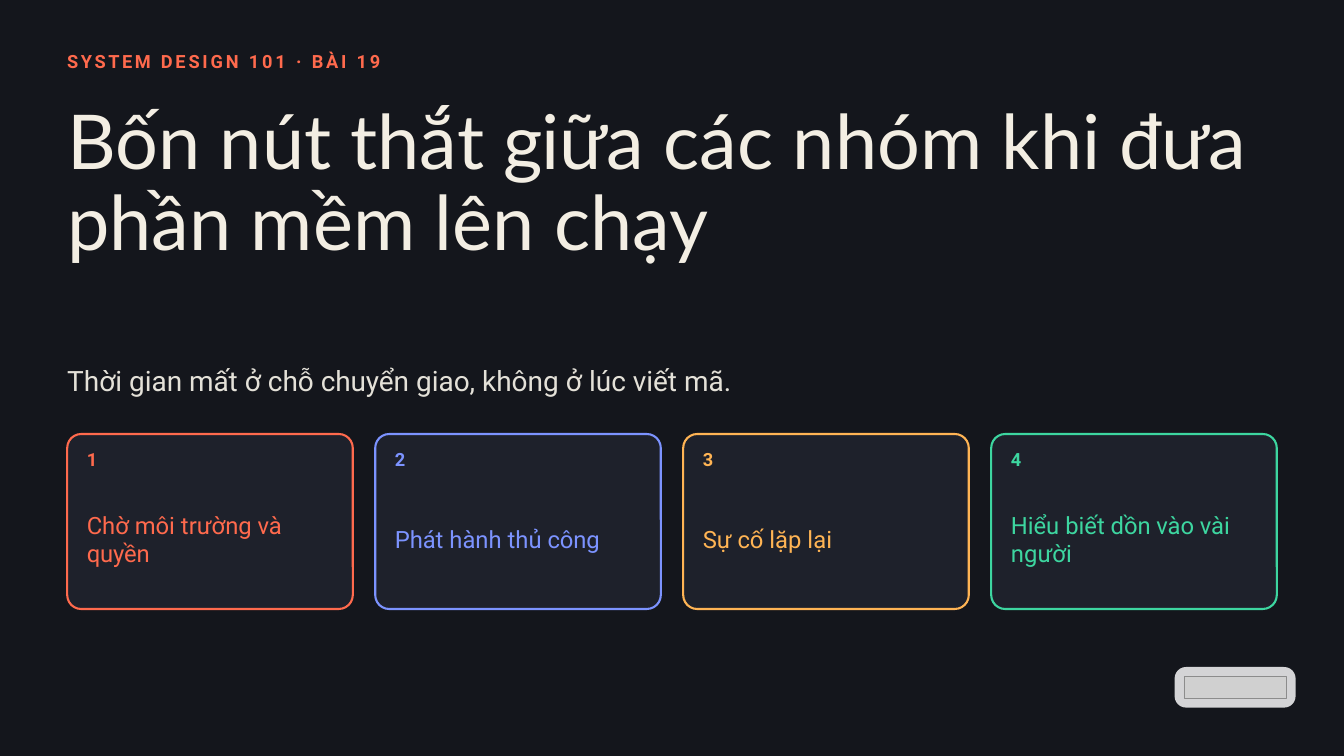
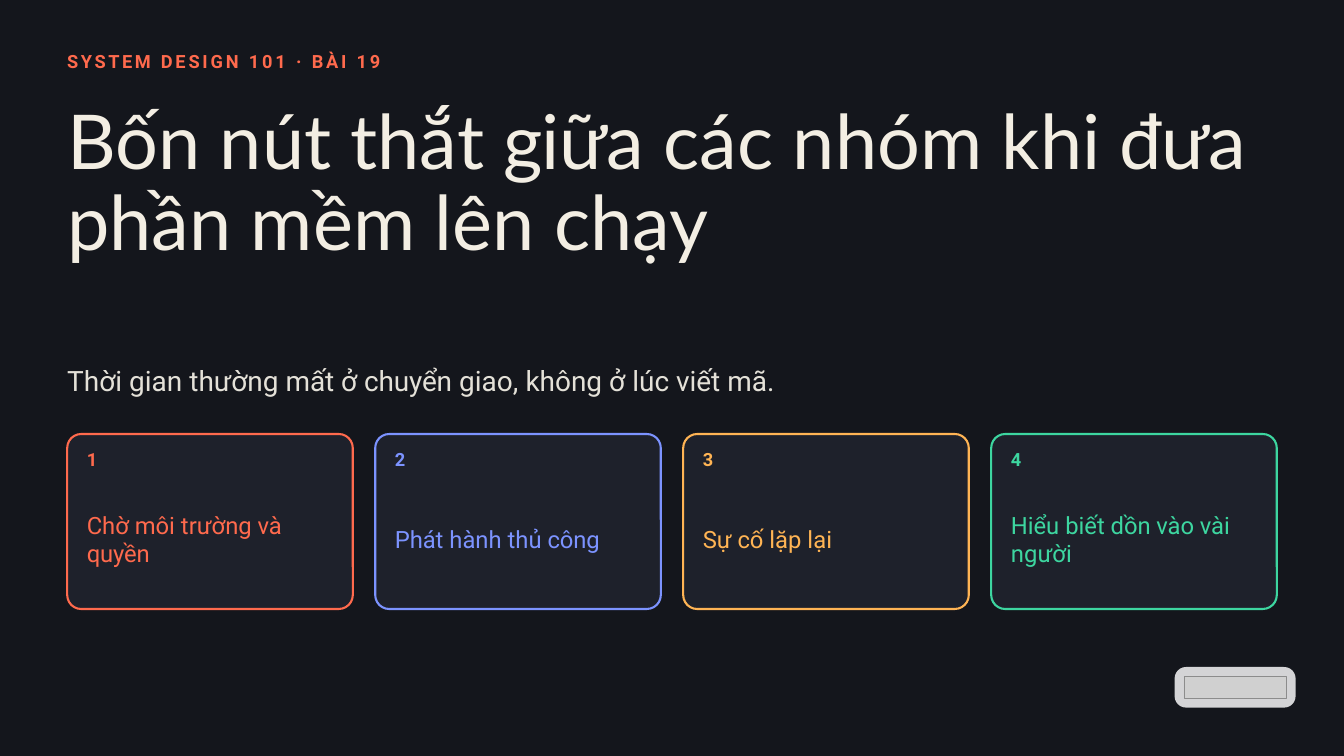
Before and after one commit to vohoailinh90/tool-marketing-studio, a slide deck: slide 1 of system-design-101/vi/lessons/sd-13-019/slides/sd-13-019.pptx. Drawn at 1344x756 pixels with LibreOffice and Linux fonts; fonts in the diff are those of the drawing; grey boxes stand for pictures. Boxes give left, top, right and bottom in pixels: in the first picture for what was removed or moved away, otherwise in the second. Text is boxed around its words. In the diff, an @@ line names an element or a change of style, - is before the commit and + after.

```diff
--- a/system-design-101/vi/lessons/sd-13-019/slides/sd-13-019.pptx
+++ b/system-design-101/vi/lessons/sd-13-019/slides/sd-13-019.pptx
@@ text at [67,367,774,397]: text changed @@
-Thời gian mất ở chỗ chuyển giao, không ở lúc viết mã.
+Thời gian thường mất ở chuyển giao, không ở lúc viết mã.
```
Also in this commit, not shown: 1 other file.
